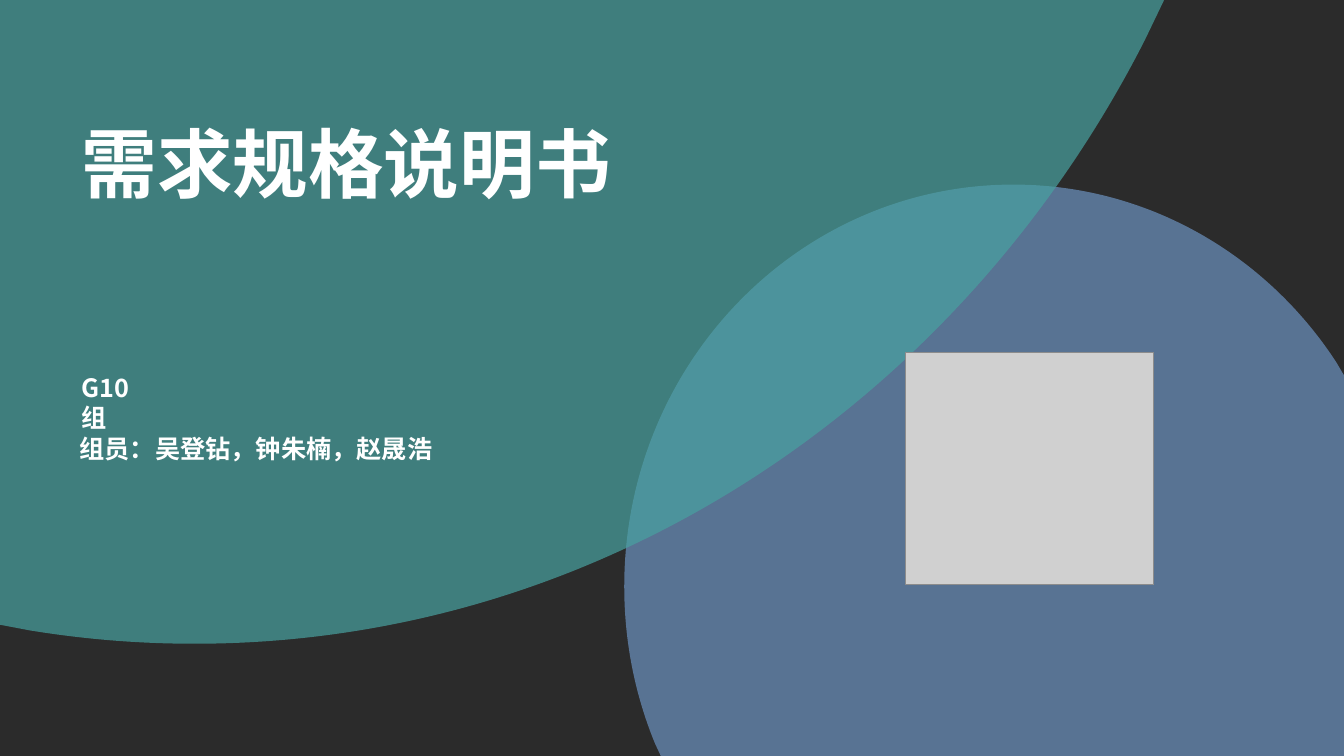
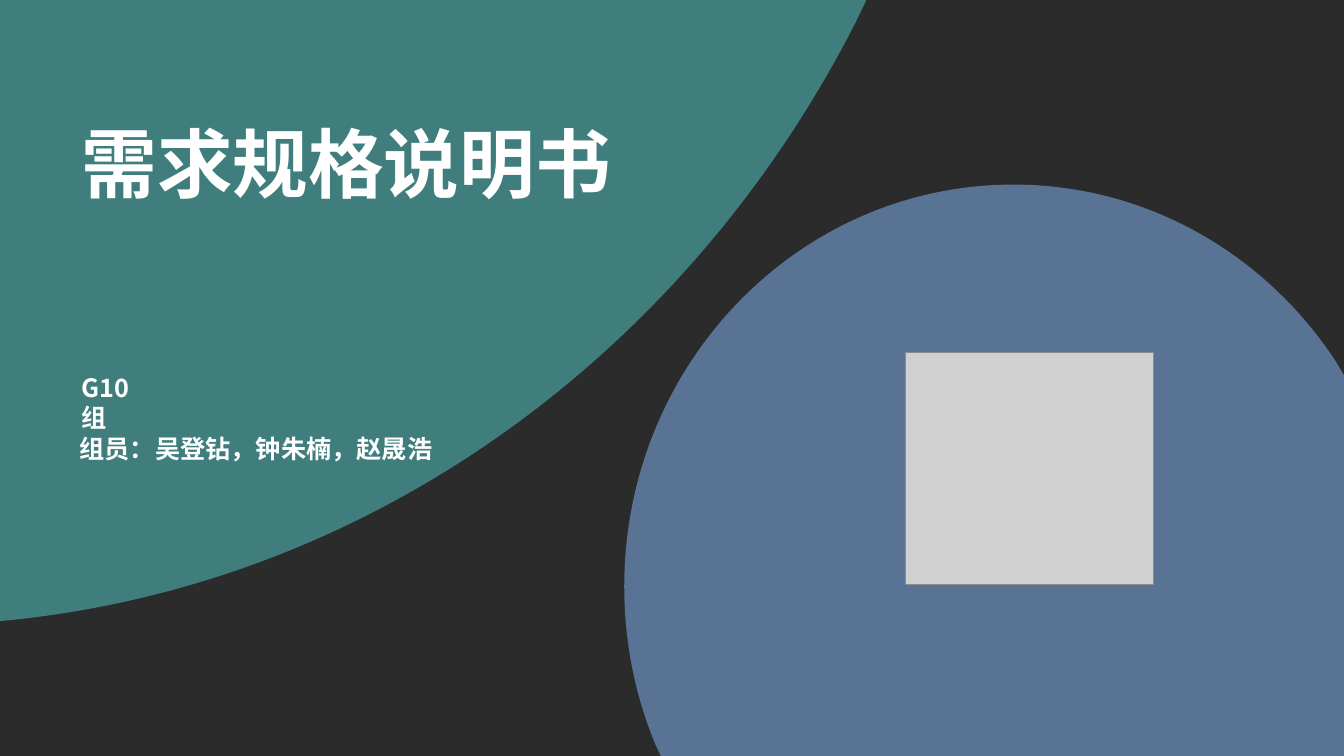
Before and after one commit to wo-ay/G10, a slide deck: slide 1 of 项目文档/文档与ppt/G10SRS评审PPT.pptx. Drawn at 1344x756 pixels with LibreOffice and Linux fonts; fonts in the diff are those of the drawing; grey boxes stand for pictures; background and template pictures are left out; a plain dark background stands for a picture behind light text. Boxes give left, top, right and bottom in pixels: in the first picture for what was removed or moved away, otherwise in the second. Text is boxed around its words. In the diff, an @@ line names an element or a change of style, - is before the commit and + after.

```diff
--- a/项目文档/文档与ppt/G10SRS评审PPT.pptx
+++ b/项目文档/文档与ppt/G10SRS评审PPT.pptx
@@ freeform shape: place and size @@
-freeform shape at bbox=[0, 0, 1165, 644]
+freeform shape at bbox=[0, 0, 875, 626]
```
Also in this commit, not shown: 4 other slides changed, 4 slides added, 5 slides removed, 1 other file.
